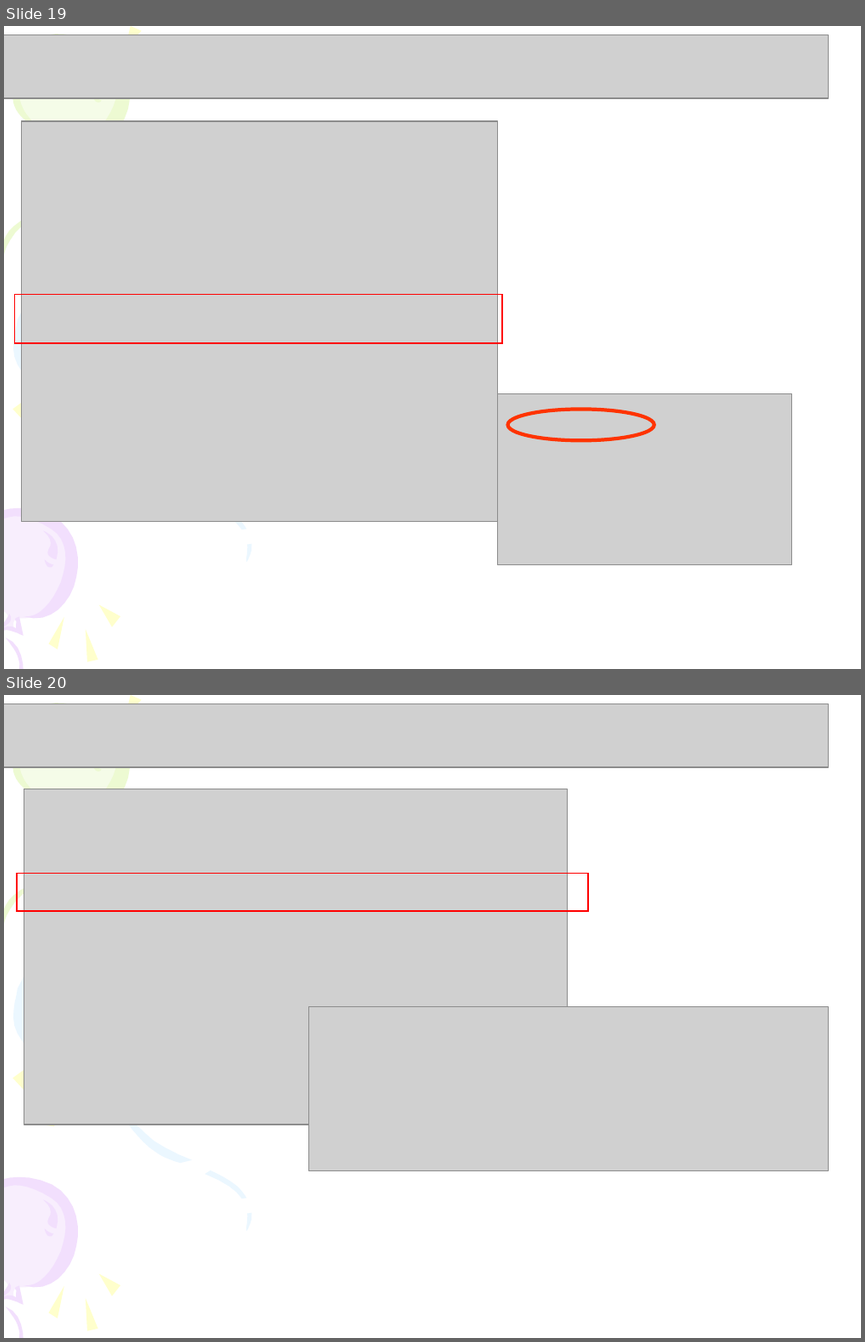
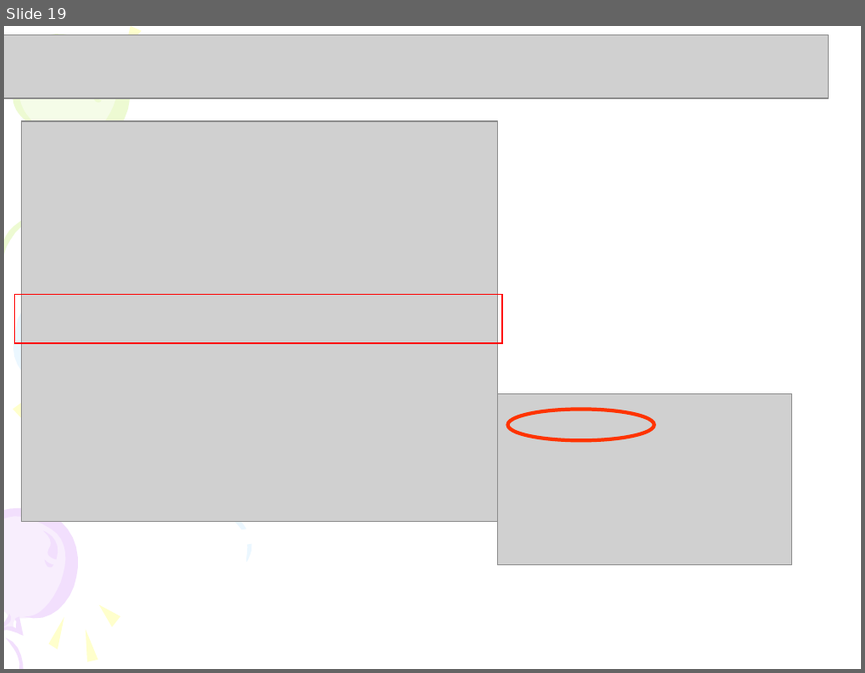
Before and after one commit to tyza66/ChinaSoftTraining-Part1, a slide deck: 代码/0420/前端第三版课件/第1讲 HTML概述与HTML文件.ppt. Shown one above the other, each under a label of ours: slides 19 and 20 before the commit, slide 19 after it. The pictures are 865x1342 and 865x673 pixels, drawn with LibreOffice and Linux fonts; fonts in the diff are those of the drawing; grey boxes stand for pictures. Boxes give left, top, right and bottom in pixels: in the first picture for what was removed or moved away, otherwise in the second. Text is boxed around its words. In the diff, an @@ line names an element or a change of style, - is before the commit and + after.

```diff
--- a/代码/0420/前端第三版课件/第1讲 HTML概述与HTML文件.ppt
+++ b/代码/0420/前端第三版课件/第1讲 HTML概述与HTML文件.ppt
@@ slide 20 removed at (x1=4, y1=695, x2=861, y2=1338), background #FFFFFF; not listed: 23 template elements that a slide beside it also shows @@
@@ picture removed at (x1=4, y1=703, x2=828, y2=767) @@
@@ picture removed at (x1=24, y1=789, x2=568, y2=1124) @@
@@ rectangle removed at (x1=17, y1=873, x2=588, y2=911) @@
@@ picture removed at (x1=309, y1=1007, x2=828, y2=1170) @@
@@ freeform shape removed at (x1=84, y1=1075, x2=209, y2=1169) @@
@@ freeform shape removed at (x1=32, y1=1089, x2=64, y2=1130) @@
```
Also in this commit, not shown: 33 other slides changed, 2 slides added, 1 other slide removed, 25 other files.
